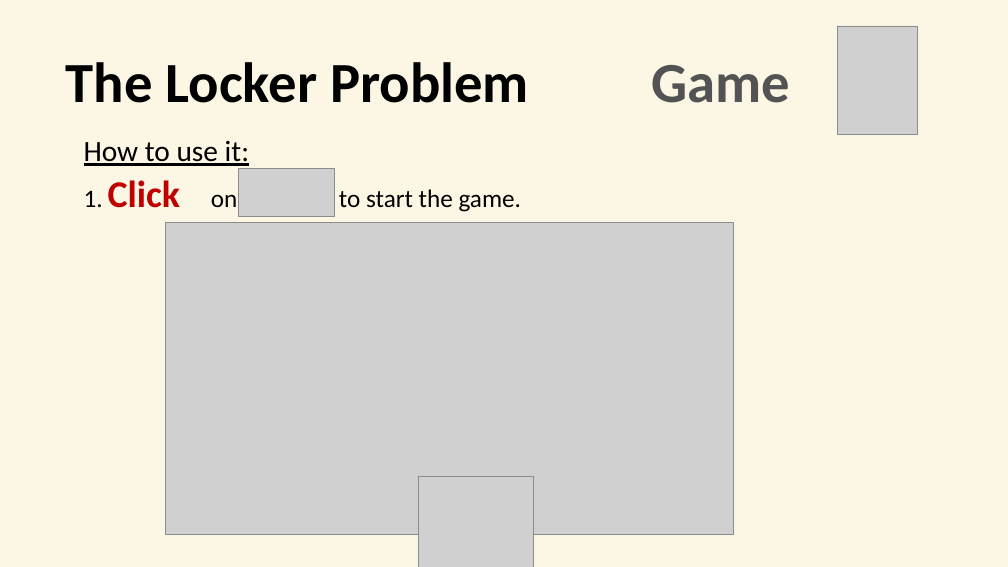
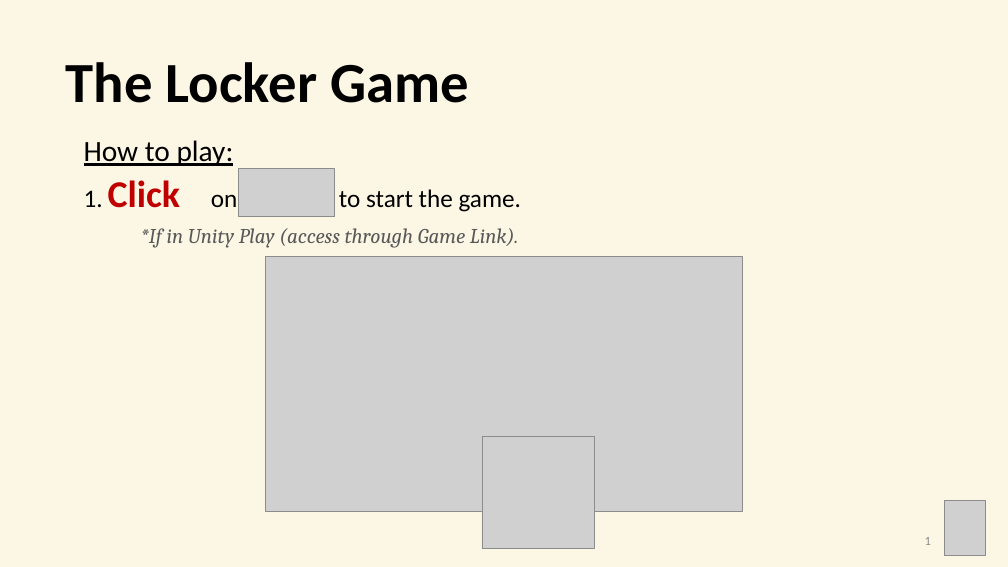
Before and after one commit to ERiRodz/LockerGame_web, a slide deck: slide 2 of _media/TheLockerGame_howToPay.pptx. Drawn at 1008x567 pixels with LibreOffice and Linux fonts; fonts in the diff are those of the drawing; grey boxes stand for pictures. Boxes give left, top, right and bottom in pixels: in the first picture for what was removed or moved away, otherwise in the second. Text is boxed around its words. In the diff, an @@ line names an element or a change of style, - is before the commit and + after.

```diff
--- a/_media/TheLockerGame_howToPay.pptx
+++ b/_media/TheLockerGame_howToPay.pptx
@@ text at [66,62,469,103]: text changed @@
-The Locker Problem
+The Locker Game
@@ text removed at [652,65,791,103] @@
-Game
@@ text at [84,140,234,166]: text changed @@
-How to use it:
+How to play:
@@ text added at [141,228,518,248], 20 pt, text #595959, italic @@
+*If in Unity Play (access through Game Link).
@@ picture: place and size @@
-picture at [166,223,734,535]
+picture at [265,256,743,512]
@@ picture: place and size @@
-picture at [418,476,533,567]
+picture at [482,436,594,549]
@@ picture: place and size @@
-picture at [837,26,917,134]
+picture at [944,501,985,556]
@@ text added at [925,537,931,545], 12 pt, text #8C8C8C @@
+1
```
Also in this commit, not shown: 3 other slides changed, 4 slides added, 1 slide removed, 5 other files.
